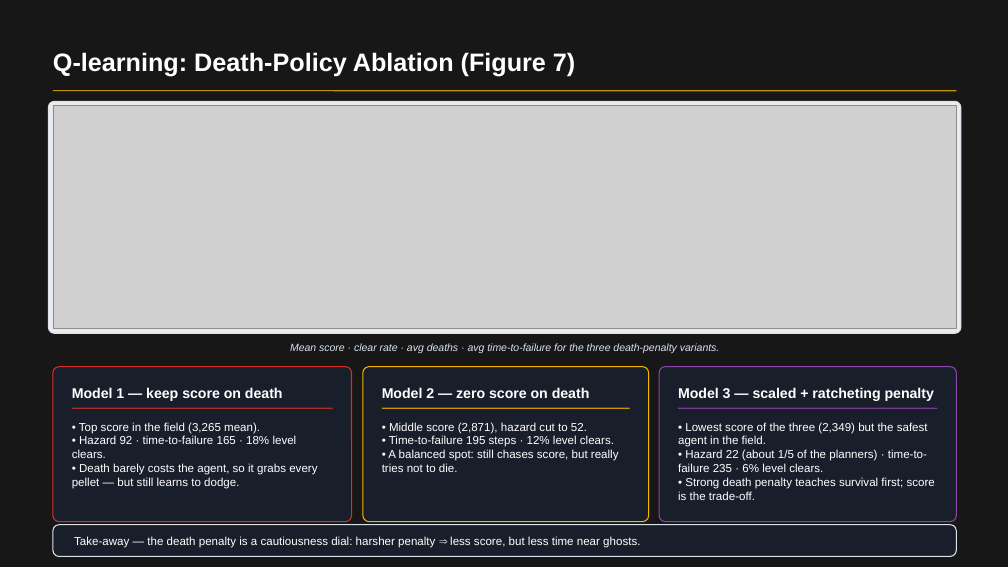
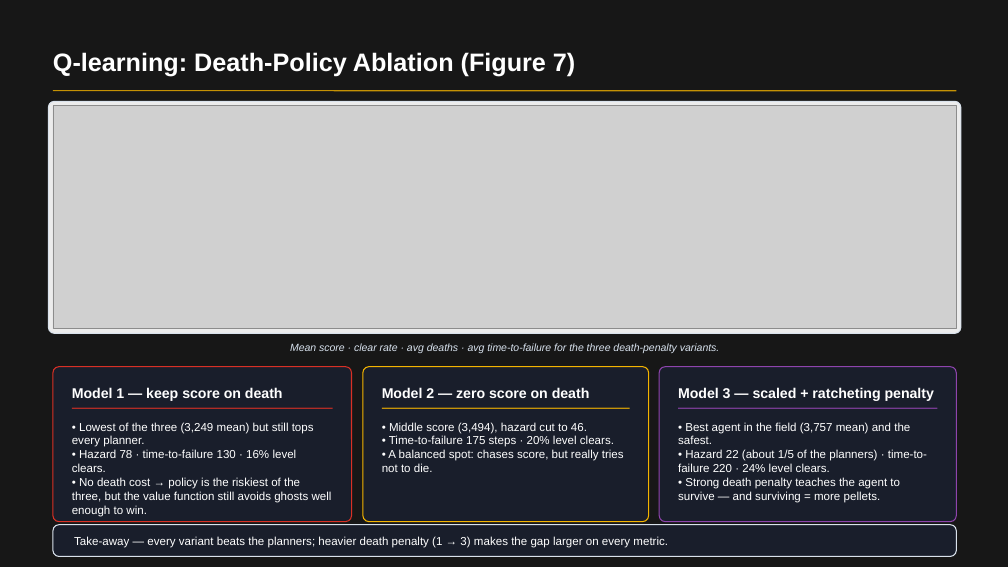
Before and after one commit to RichardFeng000/cs520-project, a slide deck: slide 7 of final_ppt/pacman_rl_final.pptx. Drawn at 1008x567 pixels with LibreOffice and Linux fonts; fonts in the diff are those of the drawing; grey boxes stand for pictures; background and template pictures are left out; a plain dark background stands for a picture behind light text. Boxes give left, top, right and bottom in pixels: in the first picture for what was removed or moved away, otherwise in the second. Text is boxed around its words. In the diff, an @@ line names an element or a change of style, - is before the commit and + after.

```diff
--- a/final_ppt/pacman_rl_final.pptx
+++ b/final_ppt/pacman_rl_final.pptx
@@ text at (x1=72, y1=422, x2=332, y2=517): text changed @@
-• Top score in the field (3,265 mean).
-• Hazard 92 · time-to-failure 165 · 18% level clears.
-• Death barely costs the agent, so it grabs every pellet — but still learns to dodge.
+• Lowest of the three (3,249 mean) but still tops every planner.
+• Hazard 78 · time-to-failure 130 · 16% level clears.
+• No death cost → policy is the riskiest of the three, but the value function still avoids ghosts well enough to win.
@@ text at (x1=382, y1=422, x2=624, y2=472): text changed @@
-• Middle score (2,871), hazard cut to 52.
-• Time-to-failure 195 steps · 12% level clears.
-• A balanced spot: still chases score, but really tries not to die.
+• Middle score (3,494), hazard cut to 46.
+• Time-to-failure 175 steps · 20% level clears.
+• A balanced spot: chases score, but really tries not to die.
@@ text at (x1=678, y1=422, x2=927, y2=503): text changed @@
-• Lowest score of the three (2,349) but the safest agent in the field.
-• Hazard 22 (about 1/5 of the planners) · time-to-failure 235 · 6% level clears.
-• Strong death penalty teaches survival first; score is the trade-off.
+• Best agent in the field (3,757 mean) and the safest.
+• Hazard 22 (about 1/5 of the planners) · time-to-failure 220 · 24% level clears.
+• Strong death penalty teaches the agent to survive — and surviving = more pellets.
@@ text at (x1=74, y1=536, x2=668, y2=548): text changed @@
-Take-away — the death penalty is a cautiousness dial: harsher penalty ⇒ less score, but less time near ghosts.
+Take-away — every variant beats the planners; heavier death penalty (1 → 3) makes the gap larger on every metric.
```
Also in this commit, not shown: 5 other slides changed, 10 other files.
